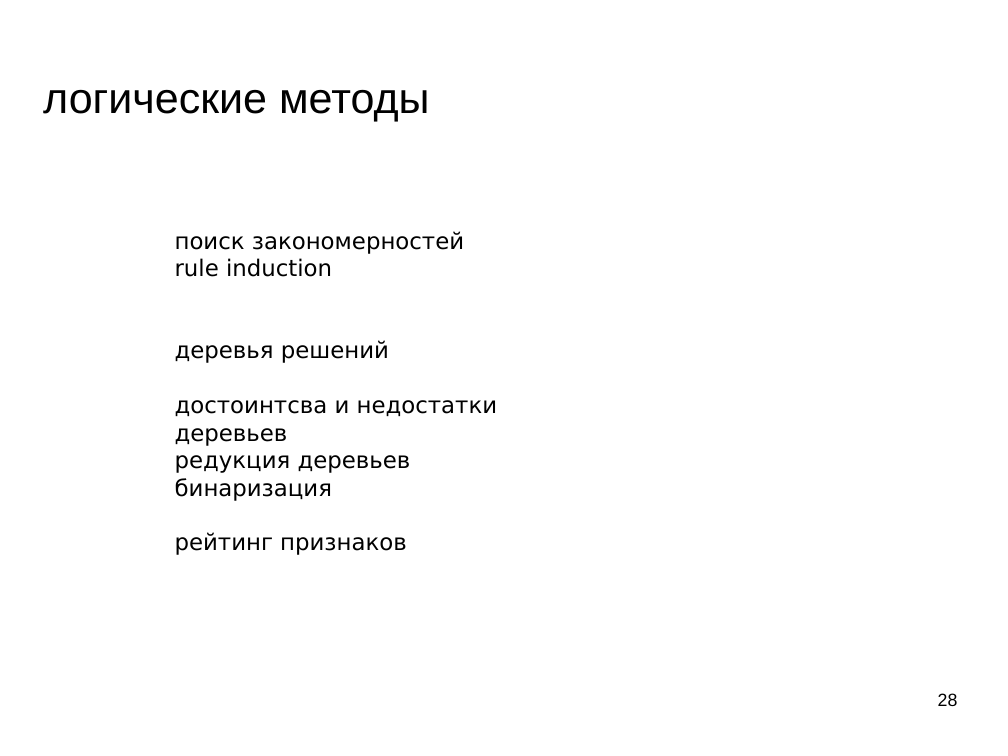
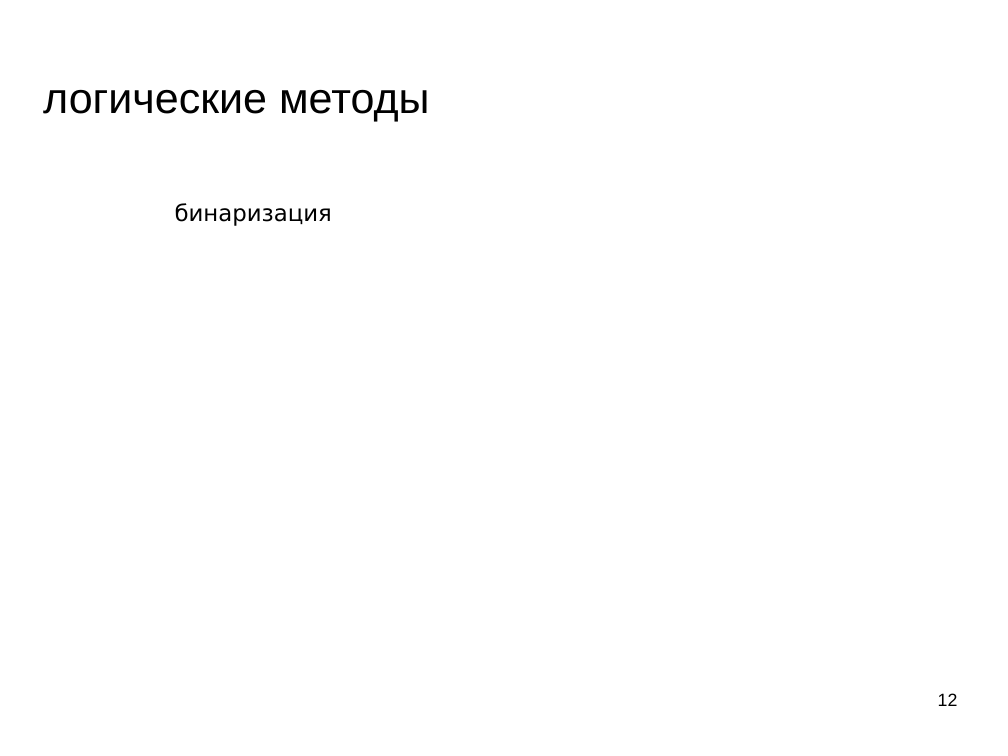
Before and after one commit to mechanoid5/ml_lectorium_legacy, a slide deck: slide 12 of 08-logical.odp (slide 28 before the commit). Drawn at 1008x756 pixels with LibreOffice and Linux fonts; fonts in the diff are those of the drawing; background and template pictures are left out. Boxes give left, top, right and bottom in pixels: in the first picture for what was removed or moved away, otherwise in the second. Text is boxed around its words. In the diff, an @@ line names an element or a change of style, - is before the commit and + after.

```diff
--- a/08-logical.odp
+++ b/08-logical.odp
@@ text added at [175,203,332,226], 18 pt, text #000000 @@
+бинаризация
@@ text removed at [175,231,498,555] @@
-поиск закономерностей
-rule induction
-деревья решений
-достоинтсва и недостатки деревьев
-редукция деревьев
-бинаризация
-рейтинг признаков
@@ page number at [938,693,958,706]: text changed @@
-28
+12
```
Also in this commit, not shown: 7 other slides changed, 15 slides added, 1 slide removed.
